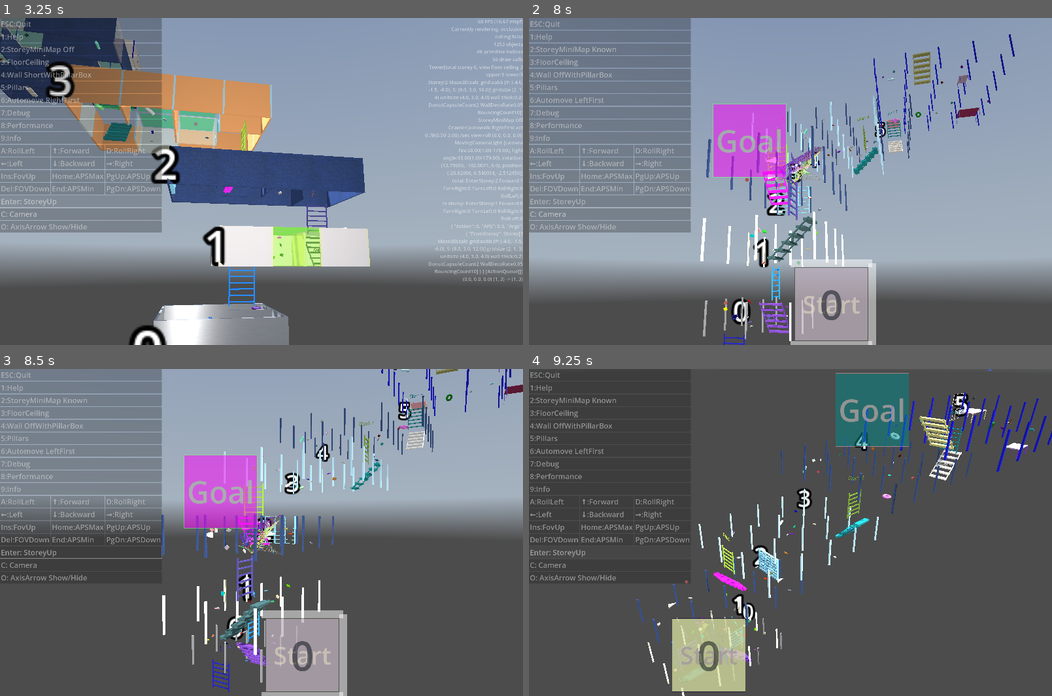
Above: before the commit, frames 1-4 (two rows, left to right).
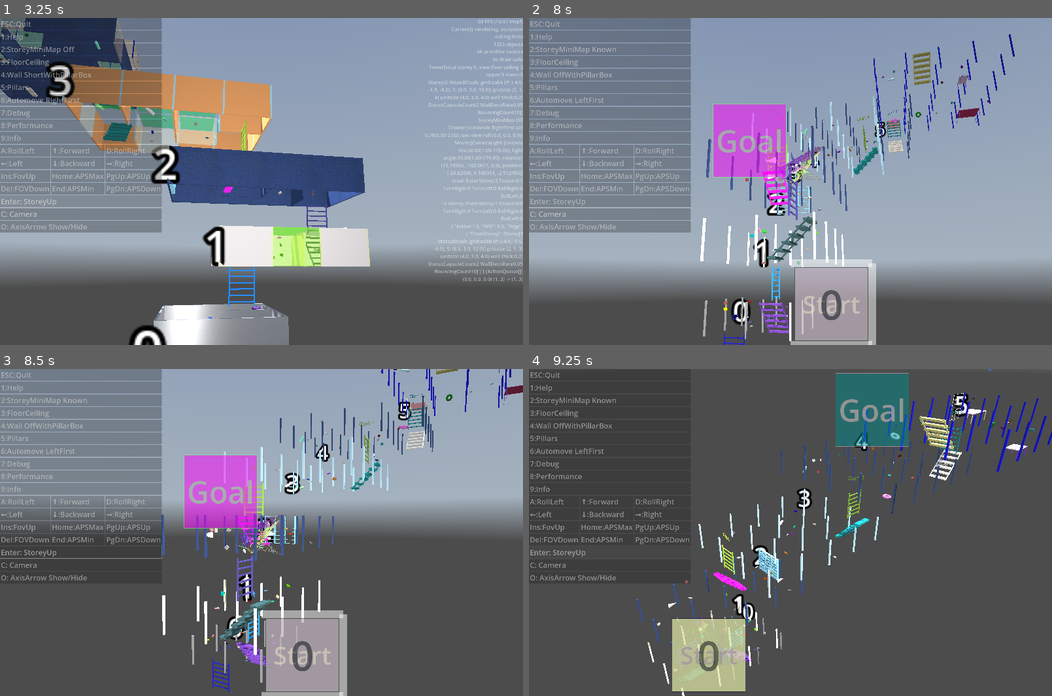
Above: after the commit, the same moments.

Repository: kasworld/gd4maze3d
Game: Godot game, scene res://main.tscn
Two runs of this game, one before a commit and one after it. Both use one fixed random seed, a clock stepped at 60 frames per second and the inputs below. A sky picture missing from this copy of the repository is replaced by a grey-blue gradient.
Inputs (mouse positions are in pixels of both pictures, inside the frame that each line leads up to):
- Up to frame 1 (3.25 s): click "Enter: StoreyUp" at 0.5 s; click "Enter: StoreyUp" at 1.25 s; tap Enter at 2 s; move the mouse to (376, 165) at 2.02 s; hold Right 2.03-2.78 s; tap Q at 2.1 s; click (376, 165) at 2.17 s; move the mouse to (156, 197) at 2.77 s; hold Down from 2.78 s (still down); tap E at 2.85 s
- Up to frame 2 (8 s): move the mouse to (842, 109) at 3.52 s; release Down at 3.53 s; hold Right 3.53-4.28 s; tap one key every 0.75 s from 3.6 s: 1 2 3 4 5 6; move the mouse to (764, 246) at 4.27 s; hold Up 4.28-5.03 s; click (764, 246) at 4.42 s; move the mouse to (947, 230) at 5.02 s; hold Left 5.03-6.53 s; move the mouse to (633, 132) at 5.77 s; move the mouse to (816, 181) at 6.52 s; hold Down 6.53-7.28 s; click (816, 181) at 6.67 s; move the mouse to (712, 99) at 7.27 s; hold Right from 7.28 s (still down)
- Up to frame 3 (8.5 s): move the mouse to (376, 516) at 8.02 s; release Right at 8.03 s; hold Up from 8.03 s (still down); tap 7 at 8.1 s
- Up to frame 4 (9.25 s): move the mouse to (685, 548) at 8.77 s; release Up at 8.78 s; hold Right from 8.78 s (still down); tap 8 at 8.85 s; click (685, 548) at 8.92 s

Frame 1 is identical in both runs. In frame 2, less than 0.1% of the frame differs, in the area x 68-87%, y 17-35%; in frame 3, less than 0.1%; in frame 4, less than 0.1%, in the area x 81-96%, y 12-28%.

Commit message:
fix table y pos

Diff:
--- a/storey/storey.gd
+++ b/storey/storey.gd
@@ -173,7 +173,7 @@
 	var aabb := maze3d.calc_grid.cell_aabb_by_posi( Vector3i(posi.x, 0, posi.y) ).grow(-maze3d.WallThick)
 	t4l.position = Vector3(
 		CalcGrid3D.CalcAxisAlignInner(aabb, t4l.aabb.size, 0, randi_range(-1,1) ),
-		CalcGrid3D.CalcAxisAlignInner(aabb, t4l.aabb.size, 1, -1 ),
+		CalcGrid3D.CalcAxisAlignInner(aabb, t4l.aabb.size, 1, -1 )-maze3d.WallThick/2,
 		CalcGrid3D.CalcAxisAlignInner(aabb, t4l.aabb.size, 2, randi_range(-1,1) )
 		)
 
